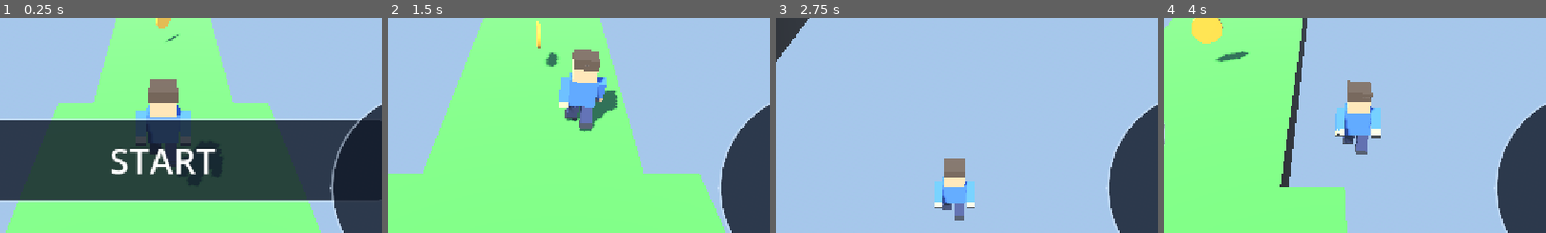
Above: before the commit, frames 1-4 (left to right).
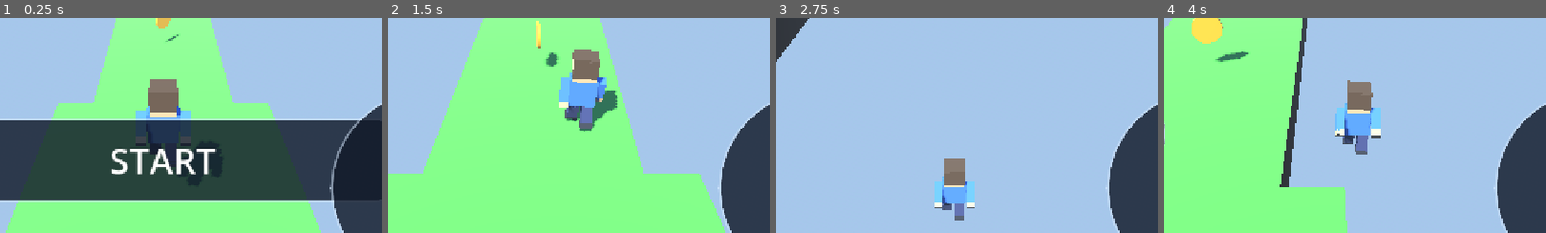
Above: after the commit, the same moments.

Repository: cykgames/001-parkour
Game: Godot game, scene res://Main.tscn
The game is run twice, just before and just after one commit, with the same random seed, the same clock (stepped at 60 frames per second) and the same inputs. Sound files missing from this copy of the repository are replaced by a short silence.
Inputs (mouse positions are % of the whole screen's width and height, from its top left):
- Up to frame 1 (0.25 s): no input
- Up to frame 2 (1.5 s): click "START" at 0.5 s; move the mouse to (72, 45) at 1.27 s; hold Right (move_right) from 1.28 s (still down); click (72, 45) at 1.42 s
- Up to frame 3 (2.75 s): tap Space (jump) at 1.52 s; release Right (move_right) at 2 s; drag from (30, 55) to (45, 70) at 2.02 s
- Up to frame 4 (4 s): move the mouse to (60, 28) at 2.77 s; hold Right (move_right) 2.78-3.5 s; drag from (45, 70) to (20, 35) at 3.52 s
The pictures show only the part of the screen within x 29-79%, y 34-84%; the shares and areas given below are measured in that part.

The runs differ from the first frame. In frame 1, 0.3% of the frame differs, in the area x 38-47%, y 39-44%; in frame 2, 0.3%; in frame 3, 0.2%; in frame 4, 0.2%.

Commit message:
fix(visual): full hair back panel so chase-cam back view reads as hair, not a blank face

Diff:
--- a/Player.gd
+++ b/Player.gd
@@ -94,7 +94,9 @@
 	# Head + hair + face (faces -Z)
 	_visual.add_child(_box(Vector3(0.46, 0.46, 0.46), skin, Vector3(0, 1.33, 0)))
 	_visual.add_child(_box(Vector3(0.48, 0.14, 0.48), hair, Vector3(0, 1.52, 0)))
-	_visual.add_child(_box(Vector3(0.48, 0.10, 0.10), hair, Vector3(0, 1.44, 0.20)))
+	# Full hair back panel: from the chase cam the bare skin back of the head
+	# read as a featureless face (looked like the runner faced backwards).
+	_visual.add_child(_box(Vector3(0.48, 0.36, 0.10), hair, Vector3(0, 1.38, 0.20)))
 	_visual.add_child(_box(Vector3(0.09, 0.09, 0.02), Color(0.12, 0.12, 0.2), Vector3(-0.10, 1.36, -0.235)))
 	_visual.add_child(_box(Vector3(0.09, 0.09, 0.02), Color(0.12, 0.12, 0.2), Vector3(0.10, 1.36, -0.235)))
 
